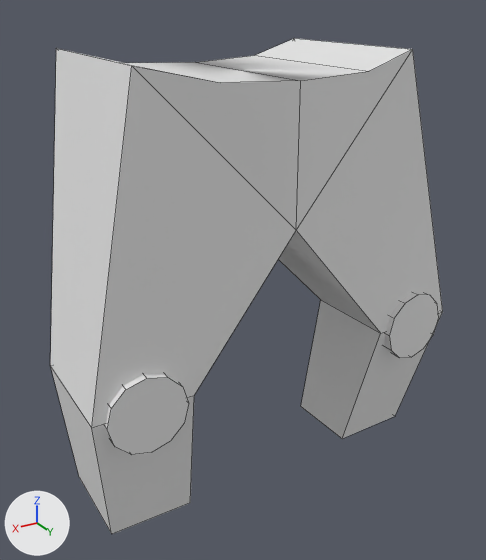
Two versions of the FBX model Assets/Items/Equipment/Legs/Platelegs/Legs.fbx, one commit apart.
Camera for both pictures: a 50 mm camera at (1.78, 2.91, 2.88) aimed at (0.01, -0.03, 1.41). The axes (+X, +Y, +Z) are drawn at lower left. The lights are the same throughout. Mesh edges are drawn as thin lines. Where no turn or scale is listed for an object, it has been applied to the vertices.

Objects in the first picture: 'Platelegs'.
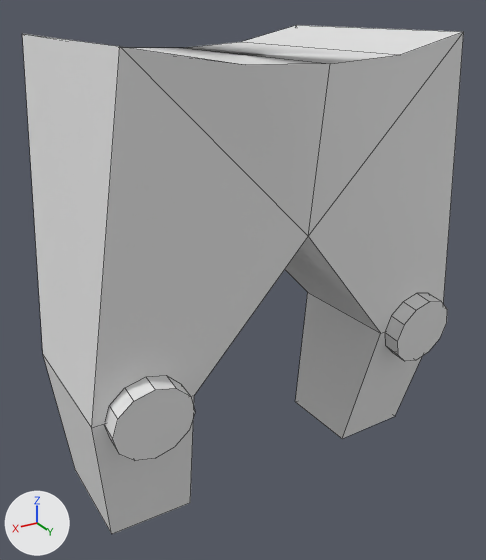
The edits, one by one:
me_cylinder_001 is used by ob_platelegs; location (0.824, 0.345, 1.111).
me_cylinder_001 had 76 vertices, 55 faces and spanned x -1.92..0.26, y -0.96..0.14, z -0.8..1.51.
me_cylinder_001 now has 76 vertices, 55 faces and spans x -1.92..0.26, y -1.11..0.28, z -0.8..1.59.
me_cylinder_001 part 1: the loose piece of 24 vertices spanning x -0.2..0.2, y 0.04..0.14, z -0.2..0.2 is turned -7.4 degrees about the x axis through its middle, then moved by (0.0, 0.06, 0.0).
me_cylinder_001 part 2: the loose piece of 24 vertices spanning x -1.86..-1.46, y 0.0..0.12, z -0.2..0.2 is turned -7.4 degrees about the x axis through its middle, then moved by (0.0, 0.06, 0.0).
me_cylinder_001 part 3: 19 of 76 vertices moved; they spanned x -1.9..0.26, y -0.96..0.08, z -0.8..1.51 and now span x -1.9..0.26, y -1.11..0.28, z -0.8..1.59; mean shift (0.0, -0.02, 0.04); largest move (-1.54, 0.01, 1.51) -> (-1.66, 0.21, 1.59).

Location of each change, [x1, y1, x2, y2] in pixels of the pictures (486 x 560 px; the box of a moved part takes in the faces that stretch with it):
'Platelegs', reshaped (12% wider)
    before: [50, 38, 443, 534]
    after: [22, 25, 464, 534]
part 1 of me_cylinder_001, moved or reshaped
    before: [105, 374, 189, 455]
    after: [105, 375, 195, 461]
part 2 of me_cylinder_001, moved or reshaped
    before: [384, 293, 439, 358]
    after: [385, 293, 447, 361]
part 3 of me_cylinder_001, moved or reshaped
    before: [50, 38, 443, 477]
    after: [22, 25, 464, 477]
